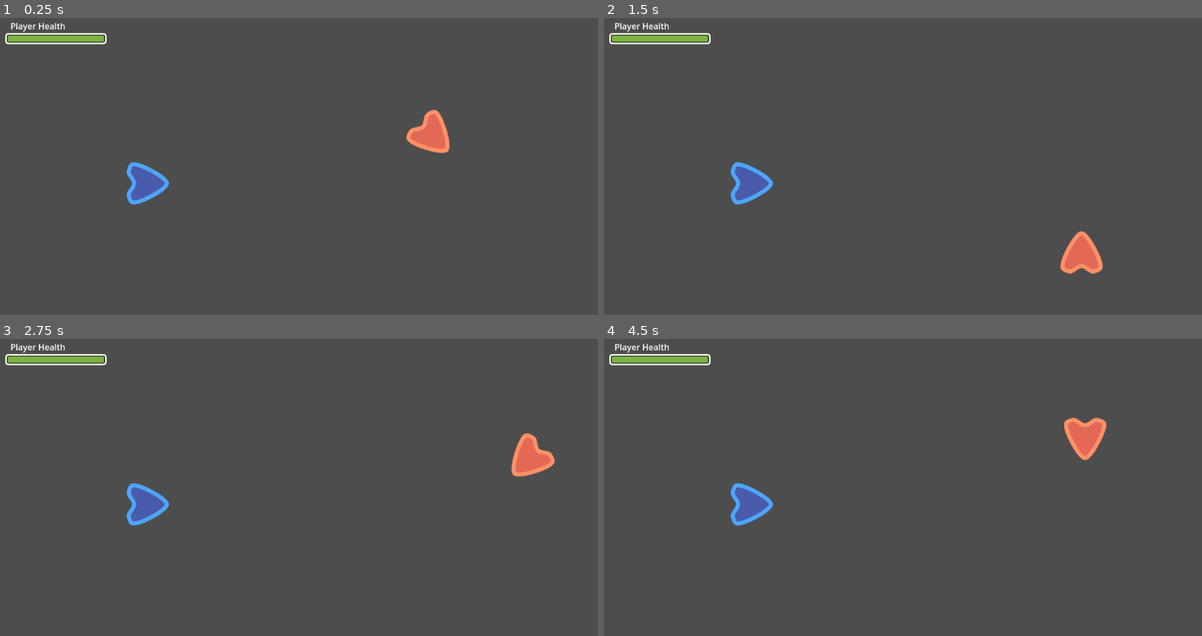
Above: before the commit, frames 1-4 (two rows, left to right).
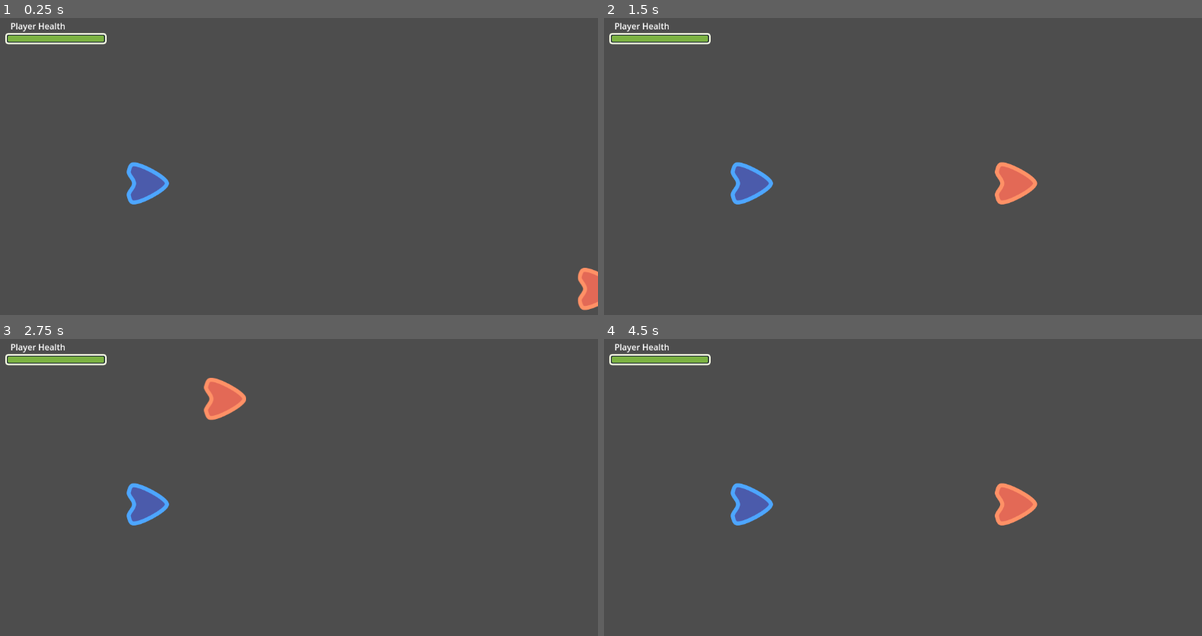
Above: after the commit, the same moments.

Repository: almightobasadre/Almightos-Godot-Practice-Projects
Game: Godot game, scene res://custom_signal_gd.tscn
Two runs of this game, one before a commit and one after it. Both use one fixed random seed, a clock stepped at 60 frames per second and the inputs below.
Inputs:
- Up to frame 1 (0.25 s): no input
- Up to frame 2 (1.5 s): no input
- Up to frame 3 (2.75 s): no input
- Up to frame 4 (4.5 s): no input

The runs differ from the first frame. In frame 1, 1.1% of the frame differs, in the area x 67-100%, y 30-99%; in frame 2, 1.4%; in frame 3, 1.4%, in the area x 34-93%, y 13-47%; in frame 4, 1.4%.

Commit message:
Adjusted enemy movement script

Diff:
--- a/T004_CustomSignals_GD (2DM)/scripts/enemy_gd.gd
+++ b/T004_CustomSignals_GD (2DM)/scripts/enemy_gd.gd
@@ -1,9 +1,15 @@
 extends Area2D
 
-var speed = 400
 var angular_speed = PI
+var radius = Vector2(500.0, 200.0)
+
+var angle = 0.0
+
+@onready var start_position = position
 
 func _process(delta):
-	rotation += angular_speed * delta
-	var velocity = Vector2.UP.rotated(rotation) * speed
-	position += velocity * delta
+	angle = wrapf(angle + angular_speed * delta, 0.0, 2 * angular_speed)
+
+	var direction = Vector2(cos(angle), sin(2*angle))
+
+	position = start_position + direction * radius
